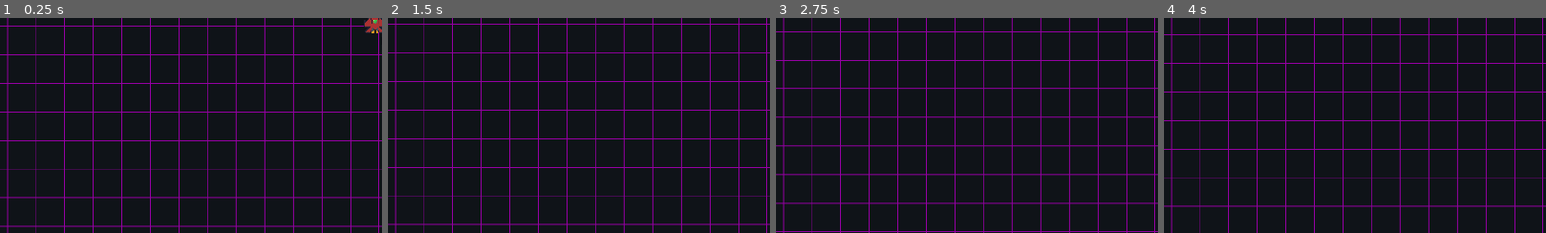
Above: before the commit, frames 1-4 (left to right).
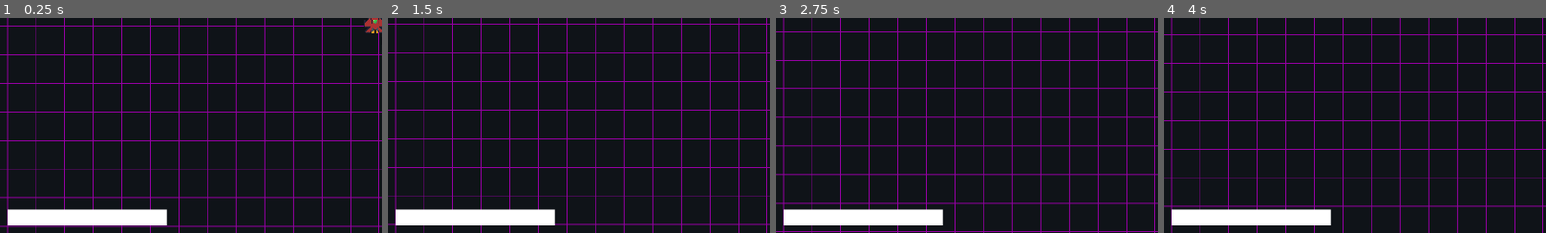
Above: after the commit, the same moments.

Repository: Nekupa-Studio/PlaneGame
Game: Godot game, scene res://scenes/prototype.tscn
Same seed, same stepped clock (60 frames per second), same inputs: the game is played once before the commit and once after it.
Inputs (mouse positions are % of the whole screen's width and height, from its top left):
- Up to frame 1 (0.25 s): no input
- Up to frame 2 (1.5 s): move the mouse to (72, 45) at 0.52 s; hold Right (right) 0.53-1.28 s; click (72, 45) at 0.6 s; move the mouse to (30, 55) at 1.27 s; hold Down (down) from 1.28 s (still down); tap Space (shoot) at 1.35 s
- Up to frame 3 (2.75 s): move the mouse to (60, 28) at 2.02 s; release Down (down) at 2.03 s; hold Right (right) from 2.03 s (still down); click (60, 28) at 2.1 s
- Up to frame 4 (4 s): move the mouse to (45, 70) at 2.77 s; release Right (right) at 2.78 s; hold Up (up) 2.78-3.53 s; tap Space (shoot) at 2.85 s; move the mouse to (80, 65) at 3.52 s; hold Left (left) from 3.53 s (still down); click (80, 65) at 3.6 s
The pictures show only the part of the screen within x 0-50%, y 50-100%; the shares and areas given below are measured in that part.

The runs differ from the first frame. In frame 1, 3.2% of the frame differs, in the area x 2-44%, y 88-97%; in frame 2, 3.2%; in frame 3, 3.2%; in frame 4, 3.2%.

Commit message:
Bug fix + start of UI

Diff:
--- /dev/null
+++ b/assets/main_ui.tscn
@@ -0,0 +1,23 @@
+[gd_scene format=3 uid="uid://fkyb0ec88afs"]
+
+[node name="main_ui" type="CanvasLayer"]
+
+[node name="main_control" type="Control" parent="."]
+layout_mode = 3
+anchors_preset = 15
+anchor_right = 1.0
+anchor_bottom = 1.0
+grow_horizontal = 2
+grow_vertical = 2
+
+[node name="ColorRect" type="ColorRect" parent="main_control"]
+custom_minimum_size = Vector2(400, 0)
+layout_mode = 1
+anchors_preset = 2
+anchor_top = 1.0
+anchor_bottom = 1.0
+offset_left = 24.0
+offset_top = -64.0
+offset_right = 424.0
+offset_bottom = -24.0
+grow_vertical = 0
--- a/scenes/prototype.tscn
+++ b/scenes/prototype.tscn
@@ -8,6 +8,7 @@
 [ext_resource type="PackedScene" uid="uid://bdube1fexftkf" path="res://assets/enemy.tscn" id="3_cgmdh"]
 [ext_resource type="Script" path="res://scripts/camera_follow.gd" id="5_sum8m"]
 [ext_resource type="PackedScene" uid="uid://dkp3flc8rotqy" path="res://assets/plane_spawn.tscn" id="7_0ykbg"]
+[ext_resource type="PackedScene" uid="uid://fkyb0ec88afs" path="res://assets/main_ui.tscn" id="9_55bld"]
 
 [sub_resource type="ShaderMaterial" id="ShaderMaterial_6llqi"]
 shader = ExtResource("1_f4rrm")
@@ -118,3 +119,5 @@
 PLANE_TYPE = ExtResource("3_cgmdh")
 SPAWN_INTERVAL = 4.0
 ELEVATION_LEVEL = 2
+
+[node name="main_ui" parent="." instance=ExtResource("9_55bld")]
--- a/scripts/base_enemy.gd
+++ b/scripts/base_enemy.gd
@@ -11,6 +11,8 @@
 func handle_hit(col):
 	if col is Bullet or col is Player:
 		crash_plane()
+		if col is Player:
+			col.crash_plane()
 
 func _physics_process(delta):
 	super(delta)
--- a/scripts/player_handler.gd
+++ b/scripts/player_handler.gd
@@ -49,7 +49,7 @@
 	add_child(bullet)
 
 func handle_hit(col):
-	if col is Enemy:
+	if col is Enemy or (col is Bullet and col.creator != self):
 		crash_plane()
 
 # Moving the player
Not shown: 1 places in scenes/prototype.tscn that only renumber resources
Not shown, changed: README.md
